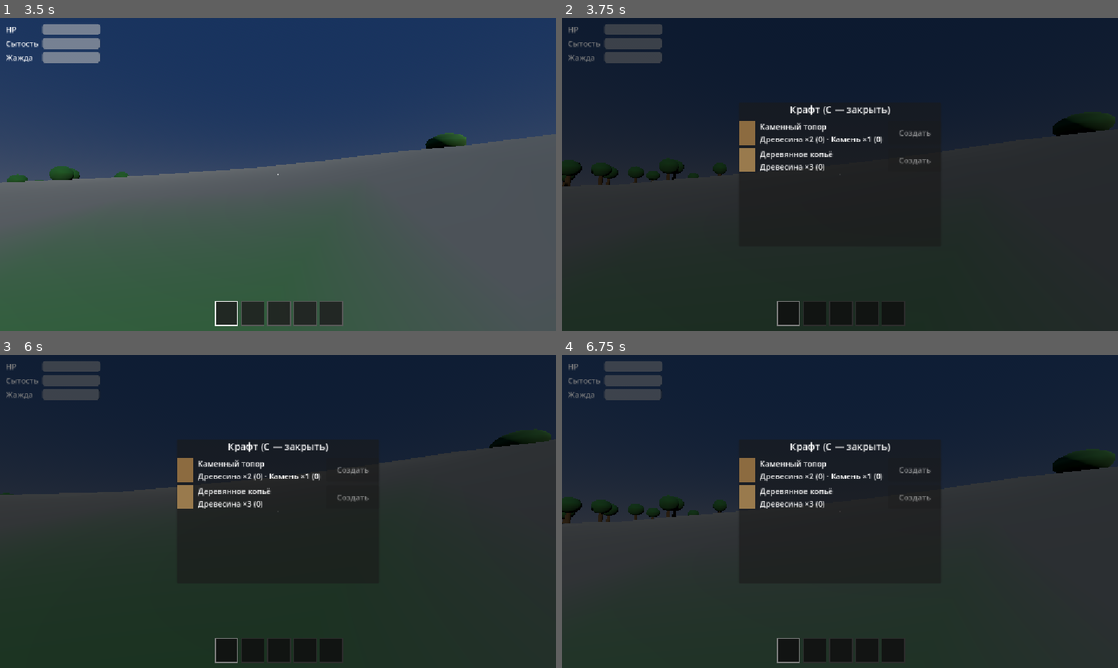
Above: before the commit, frames 1-4 (two rows, left to right).
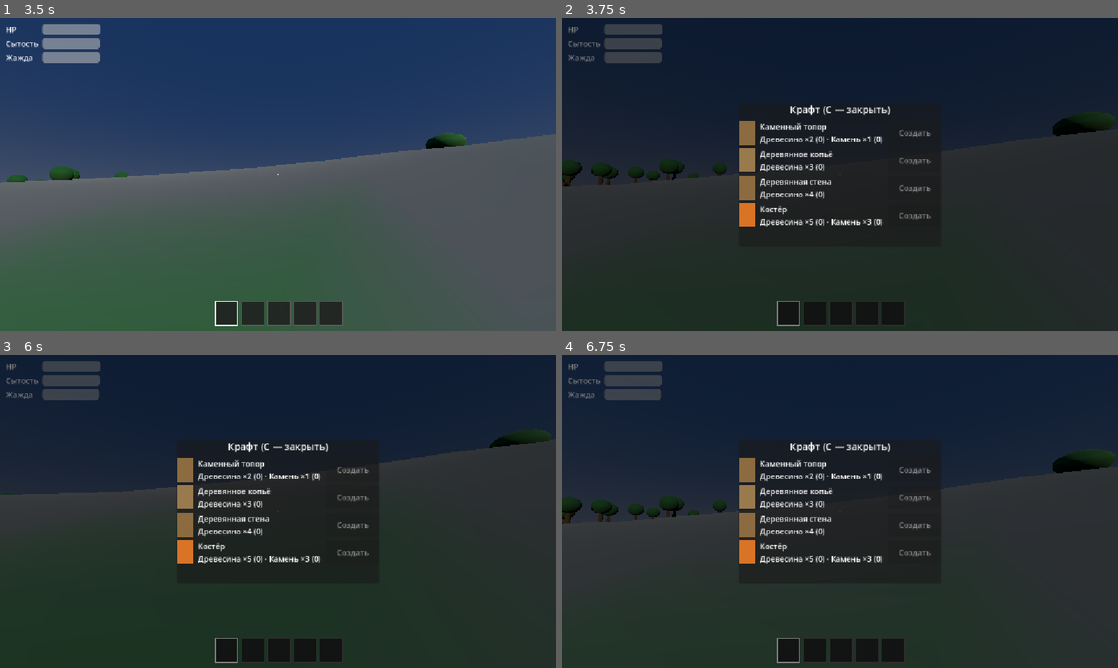
Above: after the commit, the same moments.

Repository: goverfar-tech/govno-igra
Game: Godot game, scene res://scenes/ui/main_menu.tscn
Two runs of this game, one before a commit and one after it. Both use one fixed random seed, a clock stepped at 60 frames per second and the inputs below.
Inputs (mouse positions are in pixels of both pictures, inside the frame that each line leads up to):
- Up to frame 1 (3.5 s): click "Начать игру" at 0.5 s; tap Enter (ui_accept) at 1.25 s; move the mouse to (305, 174) at 1.27 s; hold Ctrl (crouch) 1.28-2.03 s; hold W (move_forward) from 1.28 s (still down); click (305, 174) at 1.42 s; tap Space (jump) at 1.52, 2.27 s; move the mouse to (250, 174) at 2.02 s; tap E (interact) at 2.1 s; click (250, 174) at 2.17 s; move the mouse to (289, 168) at 2.77 s; hold Shift (sprint) from 2.78 s (still down); click (289, 168) at 2.92 s
- Up to frame 2 (3.75 s): keep holding W (move_forward); move the mouse to (834, 180) at 3.52 s; release Shift (sprint) at 3.53 s; tap C (toggle_craft) at 3.6 s; click (834, 180) at 3.67 s
- Up to frame 3 (6 s): tap Space (jump) at 3.77, 4.52, 5.27 s; tap Enter (ui_accept) at 4.25, 5, 5.75 s; move the mouse to (444, 558) at 4.27 s; release W (move_forward) at 4.28 s; hold A (move_left) 4.28-5.78 s; tap 1 at 4.35 s; click (444, 558) at 4.42 s; move the mouse to (111, 464) at 5.02 s; tap 5 at 5.1 s; click (111, 464) at 5.17 s; move the mouse to (305, 511) at 5.77 s; hold S (move_back) from 5.78 s (still down); hold Ctrl (crouch) from 5.78 s (still down); click (305, 511) at 5.92 s
- Up to frame 4 (6.75 s): tap Enter (ui_accept) at 6.5 s; move the mouse to (756, 433) at 6.52 s; release S (move_back) at 6.53 s; release Ctrl (crouch) at 6.53 s; hold D (move_right) from 6.53 s (still down); tap E (interact) at 6.6 s; click (756, 433) at 6.67 s

Frame 1 is identical in both runs. In frame 2, 1.2% of the frame differs, in the area x 31-67%, y 50-67%; in frame 3, 1.2%; in frame 4, 1.2%.

Commit message:
feat(build): wall & campfire placeable buildings, LMB to place, saved with world; hand tool tinted by item color

Diff:
--- a/project.godot
+++ b/project.godot
@@ -70,7 +70,8 @@
 }
 toggle_craft={
 "deadzone": 0.5,
-"events": [Object(InputEventKey,"resource_local_to_scene":fa …(209 unchanged characters)… "location":0,"echo":false,"script":null)]
+"events": [Object(InputEventKey,"resource_local_to_scene":fa …(209 unchanged characters)… "location":0,"echo":false,"script":null)
+]
 }
 toggle_inventory={
 "deadzone": 0.5,
--- /dev/null
+++ b/resources/items/campfire.tres
@@ -0,0 +1,12 @@
+[gd_resource type="Resource" script_class="ItemData" load_steps=2 format=3]
+
+[ext_resource type="Script" path="res://resources/items/item_data.gd" id="1"]
+
+[resource]
+script = ExtResource("1")
+id = &"campfire"
+display_name = "Костёр"
+icon_color = Color(0.85, 0.45, 0.15, 1)
+max_stack = 5
+is_placeable = true
+placeable_scene = "res://scenes/buildings/campfire.tscn"
--- a/resources/items/item_data.gd
+++ b/resources/items/item_data.gd
@@ -17,3 +17,6 @@
 ## Инструмент/оружие (замах ЛКМ из хотбара) и урон по животным
 @export var is_tool := false
 @export var tool_damage := 0.0
+## Строительный предмет (ЛКМ ставит сцену в мир)
+@export var is_placeable := false
+@export var placeable_scene := ""
--- /dev/null
+++ b/resources/items/wall.tres
@@ -0,0 +1,12 @@
+[gd_resource type="Resource" script_class="ItemData" load_steps=2 format=3]
+
+[ext_resource type="Script" path="res://resources/items/item_data.gd" id="1"]
+
+[resource]
+script = ExtResource("1")
+id = &"wall"
+display_name = "Деревянная стена"
+icon_color = Color(0.55, 0.42, 0.25, 1)
+max_stack = 10
+is_placeable = true
+placeable_scene = "res://scenes/buildings/wall.tscn"
--- /dev/null
+++ b/resources/recipes/campfire.tres
@@ -0,0 +1,11 @@
+[gd_resource type="Resource" script_class="RecipeData" load_steps=3 format=3]
+
+[ext_resource type="Script" path="res://resources/recipes/recipe_data.gd" id="1"]
+
+[ext_resource type="Resource" path="res://resources/items/campfire.tres" id="2"]
+
+[resource]
+script = ExtResource("1")
+result = ExtResource("2")
+result_count = 1
+cost = {&"wood": 5, &"stone": 3}
--- /dev/null
+++ b/resources/recipes/wall.tres
@@ -0,0 +1,11 @@
+[gd_resource type="Resource" script_class="RecipeData" load_steps=3 format=3]
+
+[ext_resource type="Script" path="res://resources/recipes/recipe_data.gd" id="1"]
+
+[ext_resource type="Resource" path="res://resources/items/wall.tres" id="2"]
+
+[resource]
+script = ExtResource("1")
+result = ExtResource("2")
+result_count = 1
+cost = {&"wood": 4}
--- /dev/null
+++ b/scenes/buildings/campfire.tscn
@@ -0,0 +1,55 @@
+[gd_scene load_steps=7 format=3]
+
+[sub_resource type="StandardMaterial3D" id="stone_mat"]
+albedo_color = Color(0.5, 0.5, 0.55, 1)
+
+[sub_resource type="StandardMaterial3D" id="log_mat"]
+albedo_color = Color(0.35, 0.22, 0.1, 1)
+
+[sub_resource type="CylinderShape3D" id="col"]
+radius = 0.7
+height = 0.5
+
+[sub_resource type="SphereMesh" id="stone_mesh"]
+material = SubResource("stone_mat")
+radius = 0.16
+height = 0.28
+radial_segments = 8
+rings = 4
+
+[sub_resource type="BoxMesh" id="log_mesh"]
+material = SubResource("log_mat")
+size = Vector3(0.15, 0.15, 0.7)
+
+[node name="Campfire" type="StaticBody3D" groups=["placed"]]
+
+[node name="CollisionShape3D" type="CollisionShape3D" parent="."]
+transform = Transform3D(1, 0, 0, 0, 1, 0, 0, 0, 1, 0, 0.25, 0)
+shape = SubResource("col")
+
+[node name="Stone1" type="MeshInstance3D" parent="."]
+transform = Transform3D(1, 0, 0, 0, 1, 0, 0, 0, 1, 0.45, 0.1, 0)
+mesh = SubResource("stone_mesh")
+
+[node name="Stone2" type="MeshInstance3D" parent="."]
+transform = Transform3D(0.5, 0, 0.866, 0, 1, 0, -0.866, 0, 0.5, -0.22, 0.1, 0.39)
+mesh = SubResource("stone_mesh")
+
+[node name="Stone3" type="MeshInstance3D" parent="."]
+transform = Transform3D(0.5, 0, -0.866, 0, 1, 0, 0.866, 0, 0.5, -0.22, 0.1, -0.39)
+mesh = SubResource("stone_mesh")
+
+[node name="Log1" type="MeshInstance3D" parent="."]
+transform = Transform3D(0.866, 0.129, -0.483, 0, 0.966, 0.259, 0.5, -0.224, 0.836, 0, 0.62, 0)
+mesh = SubResource("log_mesh")
+
+[node name="Log2" type="MeshInstance3D" parent="."]
+transform = Transform3D(-0.5, 0.224, 0.836, 0, 0.966, -0.259, -0.866, -0.129, -0.483, 0, 0.62, 0)
+mesh = SubResource("log_mesh")
+
+[node name="FireLight" type="OmniLight3D" parent="."]
+transform = Transform3D(1, 0, 0, 0, 1, 0, 0, 0, 1, 0, 0.8, 0)
+light_color = Color(1, 0.55, 0.2, 1)
+light_energy = 1.6
+omni_range = 7.0
+omni_attenuation = 1.5
--- /dev/null
+++ b/scenes/buildings/wall.tscn
@@ -0,0 +1,21 @@
+[gd_scene load_steps=4 format=3]
+
+[sub_resource type="StandardMaterial3D" id="wood_mat"]
+albedo_color = Color(0.55, 0.4, 0.22, 1)
+
+[sub_resource type="BoxShape3D" id="col"]
+size = Vector3(2.5, 2.5, 0.25)
+
+[sub_resource type="BoxMesh" id="mesh"]
+material = SubResource("wood_mat")
+size = Vector3(2.5, 2.5, 0.25)
+
+[node name="Wall" type="StaticBody3D" groups=["placed"]]
+
+[node name="CollisionShape3D" type="CollisionShape3D" parent="."]
+transform = Transform3D(1, 0, 0, 0, 1, 0, 0, 0, 1, 0, 1.25, 0)
+shape = SubResource("col")
+
+[node name="MeshInstance3D" type="MeshInstance3D" parent="."]
+transform = Transform3D(1, 0, 0, 0, 1, 0, 0, 0, 1, 0, 1.25, 0)
+mesh = SubResource("mesh")
--- a/scripts/autoload/save_system.gd
+++ b/scripts/autoload/save_system.gd
@@ -20,6 +20,32 @@
 	var r := _pending_load
 	_pending_load = false
 	return r
+
+
+func _serialize_placed() -> Array:
+	var out: Array = []
+	for n in get_tree().get_nodes_in_group("placed"):
+		if is_instance_valid(n) and n is Node3D:
+			out.append({
+				"scene": n.scene_file_path,
+				"pos": [n.global_position.x, n.global_position.y, n.global_position.z],
+				"ry": n.rotation.y,
+			})
+	return out
+
+
+func _deserialize_placed(list: Array) -> void:
+	for n in get_tree().get_nodes_in_group("placed"):
+		n.queue_free()
+	for e in list:
+		var scene: PackedScene = load(e.get("scene", ""))
+		if scene == null:
+			continue
+		var n := scene.instantiate() as Node3D
+		get_tree().current_scene.add_child(n)
+		var pos: Array = e.get("pos", [0, 0, 0])
+		n.global_position = Vector3(pos[0], pos[1], pos[2])
+		n.rotation.y = e.get("ry", 0.0)
 
 
 func save_game() -> void:
@@ -45,6 +71,7 @@
 		},
 		"inventory": player.inventory.serialize(),
 		"world": world_gen.get_state(),
+		"placed": _serialize_placed(),
 	}
 	var f := FileAccess.open(SAVE_PATH, FileAccess.WRITE)
 	if f:
@@ -85,4 +112,5 @@
 		player.inventory.deserialize(data.get("inventory", []))
 	if world_gen:
 		world_gen.apply_state(data.get("world", {}))
+	_deserialize_placed(data.get("placed", []))
 	SignalHub.notify.emit("Сохранение загружено")
--- a/scripts/player/player.gd
+++ b/scripts/player/player.gd
@@ -166,6 +166,9 @@
 	var data := inventory.get_selected_slot()
 	var item: ItemData = data.get("item")
 	if item == null:
+		return
+	if item.is_placeable:
+		_try_place(item)
 		return
 	if item.is_tool:
 		_swing_tool(item)
@@ -209,10 +212,42 @@
 					interact_ray.clear_target()
 
 
+func _try_place(item: ItemData) -> void:
+	## Установить постройку перед игроком (до 6 м, на поверхность).
+	if _swing_cooldown > 0.0:
+		return
+	if item.placeable_scene == "":
+		return
+	var from := camera.global_position
+	var to := from + (-camera.global_transform.basis.z) * 6.0
+	var q := PhysicsRayQueryParameters3D.create(from, to, 1, [self])
+	var hit := get_world_3d().direct_space_state.intersect_ray(q)
+	if hit.is_empty():
+		SignalHub.notify.emit("Сюда не поставить")
+		return
+	if not inventory.remove_item(item, 1):
+		return
+	_swing_cooldown = 0.4
+	var scene: PackedScene = load(item.placeable_scene)
+	var n := scene.instantiate() as Node3D
+	get_parent().add_child(n)
+	n.global_position = hit["position"]
+	n.rotation.y = rotation.y
+	AudioManager.play_hit(hit["position"])
+	SignalHub.notify.emit("Построено: %s" % item.display_name)
+
+
 func _update_hand_tool() -> void:
 	var data := inventory.get_selected_slot()
 	var item: ItemData = data.get("item")
 	hand_tool.visible = item != null and item.is_tool
+	if item != null and item.is_tool:
+		# окраска лезвия под предмет (копьё «деревянное», топор «каменный»)
+		var blade := hand_tool.get_node_or_null("Blade") as MeshInstance3D
+		if blade:
+			var mat := StandardMaterial3D.new()
+			mat.albedo_color = item.icon_color
+			blade.material_override = mat
 
 
 ## Выбросить всю пачку из слота перед собой.
--- a/scripts/ui/craft_panel.gd
+++ b/scripts/ui/craft_panel.gd
@@ -5,6 +5,8 @@
 const RECIPES: Array = [
 	preload("res://resources/recipes/axe.tres"),
 	preload("res://resources/recipes/spear.tres"),
+	preload("res://resources/recipes/wall.tres"),
+	preload("res://resources/recipes/campfire.tres"),
 ]
 
 var _player: Player
